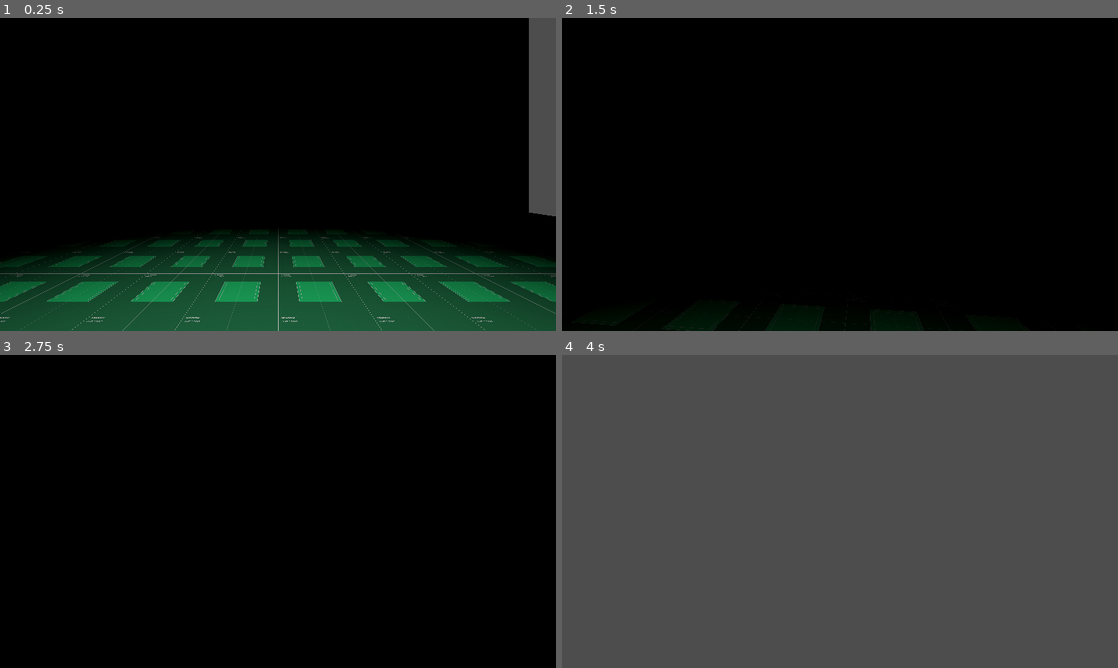
Above: before the commit, frames 1-4 (two rows, left to right).
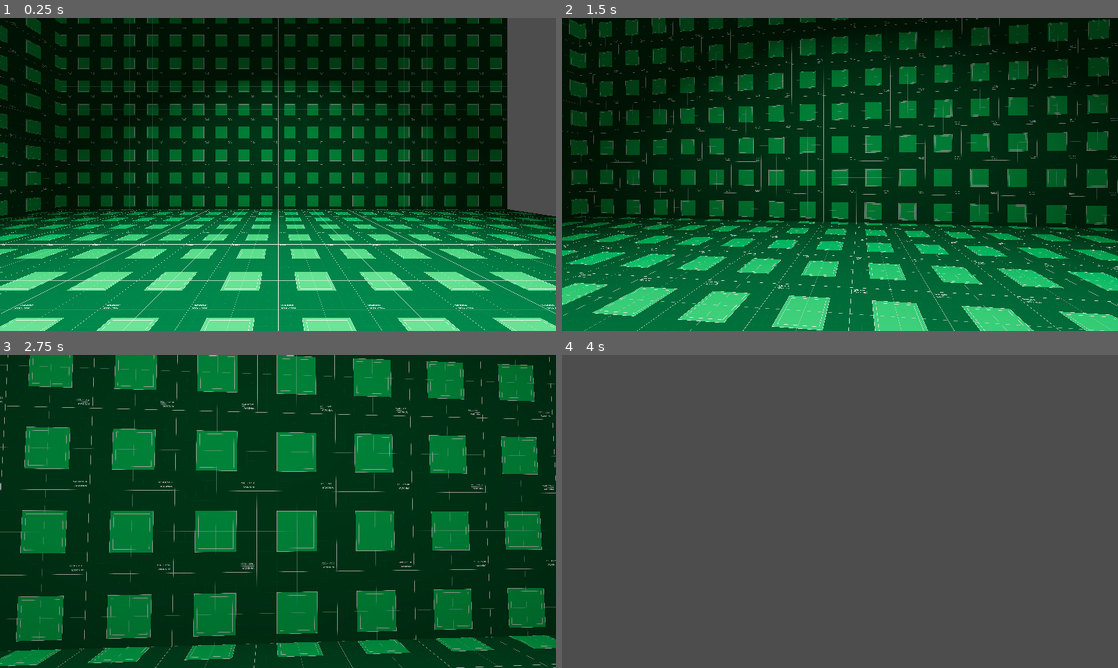
Above: after the commit, the same moments.

Repository: Hhk187/DeadlyMaze
Game: Godot game, scene res://Scenes/Actors/PlayerBrain/PlayerBrain.tscn
Two runs of this game, one before a commit and one after it. Both use one fixed random seed, a clock stepped at 60 frames per second and the inputs below. This scene is started directly instead of the project's main scene.
Inputs (mouse positions are in pixels of both pictures, inside the frame that each line leads up to):
- Up to frame 1 (0.25 s): no input
- Up to frame 2 (1.5 s): tap Enter (ui_accept) at 0.5, 0.6, 0.77, 1.07, 1.35 s; move the mouse to (867, 174) at 0.52 s; hold W (forward) from 0.53 s (still down); move the mouse to (812, 174) at 1.27 s
- Up to frame 3 (2.75 s): keep holding W (forward); tap Enter (ui_accept) at 1.52, 1.82, 2.1 s; move the mouse to (289, 505) at 2.02 s
- Up to frame 4 (4 s): keep holding W (forward); move the mouse to (834, 517) at 2.77 s; tap Enter (ui_accept) at 2.85, 3.02, 3.32, 3.6, 3.77 s; move the mouse to (878, 514) at 3.52 s

The runs differ from the first frame. In frame 1, 70% of the frame differs, in the area x 0-100%, y 0-100%; in frame 2, 84%; in frame 3, 100%; in frame 4, nothing differs.

Commit message:
Refactor PlayableEntity structure and add new data handling scripts

Diff:
--- /dev/null
+++ b/Data/settings.json
@@ -0,0 +1,5 @@
+{
+	"input" : {
+		"sens" : 0.02
+	}
+}
--- /dev/null
+++ b/GlobalScripts/player_settings.gd
@@ -0,0 +1,11 @@
+extends Node
+
+
+# Called when the node enters the scene tree for the first time.
+func _ready() -> void:
+	pass # Replace with function body.
+
+
+# Called every frame. 'delta' is the elapsed time since the previous frame.
+func _process(delta: float) -> void:
+	pass
--- a/InhertedScenes/PlayableEntity.tscn
+++ b/InhertedScenes/PlayableEntity.tscn
@@ -1,10 +1,31 @@
-[gd_scene load_steps=3 format=3 uid="uid://b1wwtbahyuqdl"]
+[gd_scene load_steps=7 format=3 uid="uid://b1wwtbahyuqdl"]
 
 [ext_resource type="Script" uid="uid://dan8mrgwlx7oj" path="res://InhertedScenes/playable_entity.gd" id="1_y6kmp"]
+[ext_resource type="Script" uid="uid://4axgp0vba3fb" path="res://InhertedScenes/playable_entity_data.gd" id="2_h468d"]
 [ext_resource type="Script" uid="uid://dk3u0h0pdlpea" path="res://InhertedScenes/playable_entity_input.gd" id="2_y6kmp"]
+[ext_resource type="Script" uid="uid://gqmog07ltr2f" path="res://InhertedScenes/playabe_entity_state.gd" id="3_pa126"]
+
+[sub_resource type="Environment" id="Environment_h468d"]
+tonemap_mode = 3
+
+[sub_resource type="CameraAttributesPractical" id="CameraAttributesPractical_h468d"]
+auto_exposure_enabled = true
+auto_exposure_scale = 0.1
+auto_exposure_speed = 3.0
 
 [node name="PlayableEntity" type="CharacterBody3D"]
 script = ExtResource("1_y6kmp")
+
+[node name="Data" type="Node" parent="."]
+script = ExtResource("2_h468d")
+health = 1
+sens = 2.0
+
+[node name="State" type="Node" parent="."]
+script = ExtResource("3_pa126")
+
+[node name="Input" type="Node" parent="."]
+script = ExtResource("2_y6kmp")
 
 [node name="Model" type="Node3D" parent="."]
 
@@ -17,8 +38,7 @@
 
 [node name="Camera3D" type="Camera3D" parent="Yaw/Pitch"]
 transform = Transform3D(1, 0, 0, 0, 1, 0, 0, 0, 1, 0, 0, -0.0119197)
+environment = SubResource("Environment_h468d")
+attributes = SubResource("CameraAttributesPractical_h468d")
+doppler_tracking = 2
 current = true
-fov = 70.0
-
-[node name="Input" type="Node" parent="."]
-script = ExtResource("2_y6kmp")
--- /dev/null
+++ b/InhertedScenes/playabe_entity_state.gd
@@ -0,0 +1,2 @@
+extends Node
+class_name PlayableEntityState
--- a/InhertedScenes/playable_entity.gd
+++ b/InhertedScenes/playable_entity.gd
@@ -1,11 +1,10 @@
 extends CharacterBody3D
 class_name PlaybleEntity
 
-@export var sens = 0.002
-@export var speed = 30.0
-@export var jump_vel = 4.5
+@onready var data: PlayableEntityData = $Data
+@onready var input: PlayableEntityInput = $Input
+@onready var state: PlayableEntityState = $State
 
-@onready var input : PlayableEntityInput = $Input
 
 @onready var yaw: Node3D = $Yaw
 @onready var pitch: Node3D = $Yaw/Pitch
@@ -24,15 +23,15 @@
 
 	# Handle jump.
 	if Input.is_action_just_pressed("ui_accept") and is_on_floor():
-		velocity.y = jump_vel
+		velocity.y = data.jump_vel
 
 	# Get the input direction and handle the movement/deceleration.
 	# As good practice, you should replace UI actions with custom gameplay actions.
 	var input_dir := Input.get_vector("strafe_left", "strafe_right", "forward", "backword")
 	var direction := (transform.basis * Vector3(input_dir.x, 0, input_dir.y)).normalized()
 	if direction:
-		velocity.x = lerp(direction.x, direction.x * speed, 0.1)
-		velocity.z = lerp(direction.z, direction.z * speed, 0.1)
+		velocity.x = lerp(direction.x, direction.x * data.speed, 0.1)
+		velocity.z = lerp(direction.z, direction.z * data.speed, 0.1)
 	else:
 		velocity.x = lerp(velocity.x, 0.0, 0.3)
 		velocity.z = lerp(velocity.z, 0.0, 0.3)
--- /dev/null
+++ b/InhertedScenes/playable_entity_data.gd
@@ -0,0 +1,12 @@
+extends Node
+class_name PlayableEntityData
+
+func _updateSettings():
+	pass
+
+@export var health : int
+
+@export var speed : float
+@export var jump_vel : float
+
+@export var sens : float
--- a/InhertedScenes/playable_entity_input.gd
+++ b/InhertedScenes/playable_entity_input.gd
@@ -1,23 +1,25 @@
 extends Node
 class_name PlayableEntityInput
 
-var player_tv : PlaybleEntity
+var playable_entity : PlaybleEntity
+var data : PlayableEntityData
+
 var _yaw : Node3D
 var _pitch : Node3D
 
 func init(node : PlaybleEntity):
-	player_tv = node
+	playable_entity = node
+	data = playable_entity.data
 	_yaw = node.yaw
 	_pitch = node.pitch
+
+func _input(event: InputEvent) -> void:
+	if event is InputEventMouseMotion:
+		playable_entity.rotate_y((-event.relative.x * 0.001)* data.sens * 0.5)
+		_pitch.rotate_x((-event.relative.y * 0.001)* data.sens)
 
 func  _ready() -> void:
 	Input.mouse_mode = Input.MouseMode.MOUSE_MODE_CAPTURED
 
 func update():
 	pass
-
-
-func _input(event: InputEvent) -> void:
-	if event is InputEventMouseMotion:
-		player_tv.rotate_y(-event.relative.x * player_tv.sens * 0.5)
-		_pitch.rotate_x(-event.relative.y * player_tv.sens)
--- a/Scenes/Actors/PlayerBrain/PlayerBrain.tscn
+++ b/Scenes/Actors/PlayerBrain/PlayerBrain.tscn
@@ -1,11 +1,16 @@
-[gd_scene load_steps=7 format=3 uid="uid://dwd27i4dkga0o"]
+[gd_scene load_steps=10 format=3 uid="uid://dwd27i4dkga0o"]
 
+[ext_resource type="Script" uid="uid://gssj5qb3op0t" path="res://Scenes/Actors/PlayerBrain/player_brain.gd" id="1_5y04p"]
 [ext_resource type="Texture2D" uid="uid://bauwjo4swiifk" path="res://addons/kenney_prototype_textures/green/texture_13.png" id="1_jji36"]
+[ext_resource type="Texture2D" uid="uid://dnr5v3qw645w8" path="res://addons/kenney_prototype_textures/dark/texture_01.png" id="2_em76b"]
 [ext_resource type="PackedScene" uid="uid://b1wwtbahyuqdl" path="res://InhertedScenes/PlayableEntity.tscn" id="2_lrxol"]
 
 [sub_resource type="StandardMaterial3D" id="StandardMaterial3D_lrxol"]
 albedo_texture = ExtResource("1_jji36")
 uv1_triplanar = true
+
+[sub_resource type="StandardMaterial3D" id="StandardMaterial3D_5y04p"]
+albedo_texture = ExtResource("2_em76b")
 
 [sub_resource type="CapsuleMesh" id="CapsuleMesh_em76b"]
 
@@ -14,6 +19,7 @@
 [sub_resource type="CylinderMesh" id="CylinderMesh_lrxol"]
 
 [node name="PlayerBrain" type="Node3D"]
+script = ExtResource("1_5y04p")
 
 [node name="Room" type="Node3D" parent="."]
 
@@ -23,66 +29,69 @@
 size = Vector3(20, 1, 20)
 
 [node name="CSGBox3D2" type="CSGBox3D" parent="Room"]
-transform = Transform3D(1, 0, 0, 0, 1, 0, 0, 0, 1, 0, 20, 0)
+transform = Transform3D(1, 0, 0, 0, 1, 0, 0, 0, 1, 0, 16.7108, 0)
 material_override = SubResource("StandardMaterial3D_lrxol")
 use_collision = true
 size = Vector3(20, 1, 20)
 
 [node name="CSGBox3D3" type="CSGBox3D" parent="Room"]
-transform = Transform3D(-4.37114e-08, 1, 4.37114e-08, 0, -4.37114e-08, 1, 1, 4.37114e-08, 1.91069e-15, -10, 9.64668, 0)
+transform = Transform3D(-4.37114e-08, 1, 4.37114e-08, 0, -4.37114e-08, 1, 1, 4.37114e-08, 1.91069e-15, -10, 6.35753, 0)
 material_override = SubResource("StandardMaterial3D_lrxol")
 use_collision = true
 size = Vector3(20, 1, 20)
 
 [node name="CSGBox3D4" type="CSGBox3D" parent="Room"]
-transform = Transform3D(-4.37114e-08, 1, 4.37114e-08, 0, -4.37114e-08, 1, 1, 4.37114e-08, 1.91069e-15, 10, 9.64668, 0)
+transform = Transform3D(-4.37114e-08, 1, 4.37114e-08, 0, -4.37114e-08, 1, 1, 4.37114e-08, 1.91069e-15, 10, 6.35753, 0)
 visible = false
 material_override = SubResource("StandardMaterial3D_lrxol")
 use_collision = true
 size = Vector3(20, 1, 20)
 
 [node name="CSGBox3D6" type="CSGBox3D" parent="Room"]
-transform = Transform3D(-1, -8.74228e-08, -3.82137e-15, 0, -4.37114e-08, 1, -8.74228e-08, 1, 4.37114e-08, 0, 9.64668, -10)
+transform = Transform3D(-1, -8.74228e-08, -3.82137e-15, 0, -4.37114e-08, 1, -8.74228e-08, 1, 4.37114e-08, 0, 6.35753, -10)
 material_override = SubResource("StandardMaterial3D_lrxol")
 use_collision = true
 size = Vector3(20, 1, 20)
 
 [node name="CSGBox3D5" type="CSGBox3D" parent="Room"]
-transform = Transform3D(-1, -8.74228e-08, -3.82137e-15, 0, -4.37114e-08, 1, -8.74228e-08, 1, 4.37114e-08, 0, 9.64668, 10)
-visible = false
-material_override = SubResource("StandardMaterial3D_lrxol")
+transform = Transform3D(-1, -8.74228e-08, -3.82137e-15, 0, -4.37114e-08, 1, -8.74228e-08, 1, 4.37114e-08, 0, 6.35753, 10)
+material_override = SubResource("StandardMaterial3D_5y04p")
 use_collision = true
 size = Vector3(20, 1, 20)
 
 [node name="PlayableEntity" parent="." instance=ExtResource("2_lrxol")]
 transform = Transform3D(1, 0, 0, 0, 1, 0, 0, 0, 1, 0, 0.782234, 0)
 
-[node name="Model" parent="PlayableEntity" index="0"]
+[node name="Data" parent="PlayableEntity" index="0"]
+speed = 20.0
+
+[node name="Model" parent="PlayableEntity" index="3"]
 transform = Transform3D(1, 0, 0, 0, 1, 0, 0, 0, 1, 0, 1, 0)
 
 [node name="MeshInstance3D" type="MeshInstance3D" parent="PlayableEntity/Model" index="0"]
 mesh = SubResource("CapsuleMesh_em76b")
 
-[node name="CollisionShape3D" parent="PlayableEntity" index="1"]
+[node name="CollisionShape3D" parent="PlayableEntity" index="4"]
 transform = Transform3D(1, 0, 0, 0, 1, 0, 0, 0, 1, 0, 1, 0)
 shape = SubResource("CapsuleShape3D_5y04p")
 
-[node name="Yaw" parent="PlayableEntity" index="2"]
+[node name="Yaw" parent="PlayableEntity" index="5"]
 transform = Transform3D(1, 0, 0, 0, 1, 0, 0, 0, 1, 0, 1.5, -0.5)
 
 [node name="Light" type="Node3D" parent="."]
-transform = Transform3D(1, 0, 0, 0, 1, 0, 0, 0, 1, 0, 6.86279, 0)
+transform = Transform3D(1, 0, 0, 0, 1, 0, 0, 0, 1, 0, 3.57364, 0)
 
 [node name="MeshInstance3D" type="MeshInstance3D" parent="Light"]
 transform = Transform3D(1, 0, 0, 0, 1, 0, 0, 0, 1, 0, 12.1821, 0)
 mesh = SubResource("CylinderMesh_lrxol")
 
 [node name="SpotLight3D" type="SpotLight3D" parent="Light"]
-transform = Transform3D(1, 0, 0, 0, -4.37114e-08, 1, 0, -1, -4.37114e-08, 0, 0, 0)
-spot_range = 9.792
+transform = Transform3D(1, 0, 0, 0, -4.37114e-08, 1, 0, -1, -4.37114e-08, 0, 11.1744, 0)
+spot_range = 20.2083
 spot_attenuation = -0.11
-spot_angle = 51.81
+spot_angle = 48.532
 
 [node name="OmniLight3D" type="OmniLight3D" parent="Light"]
+transform = Transform3D(1, 0, 0, 0, 1, 0, 0, 0, 1, 0, 10.7312, 0)
 
 [editable path="PlayableEntity"]
--- /dev/null
+++ b/Scenes/Actors/PlayerBrain/player_brain.gd
@@ -0,0 +1,2 @@
+extends Node3D
+class_name PlayerBrain
Not shown, added: GlobalScripts/player_settings.gd.uid
Not shown, added: InhertedScenes/playabe_entity_state.gd.uid
Not shown, added: InhertedScenes/playable_entity_data.gd.uid
Not shown, added: Scenes/Actors/PlayerBrain/player_brain.gd.uid
